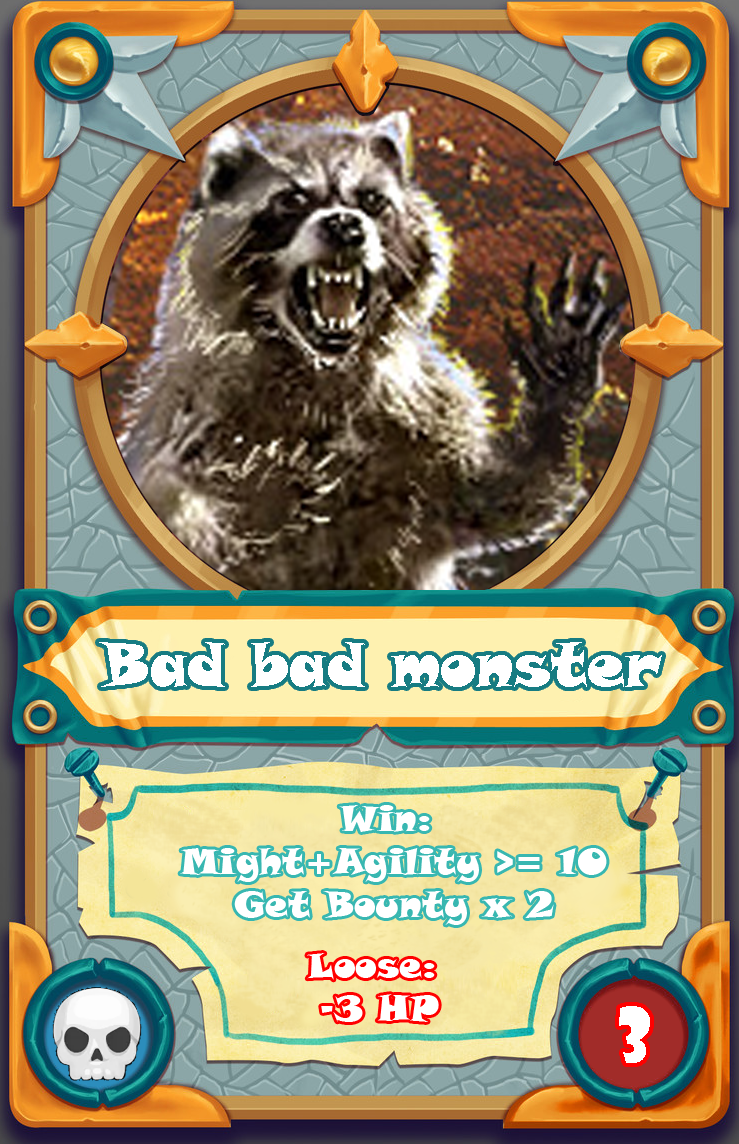
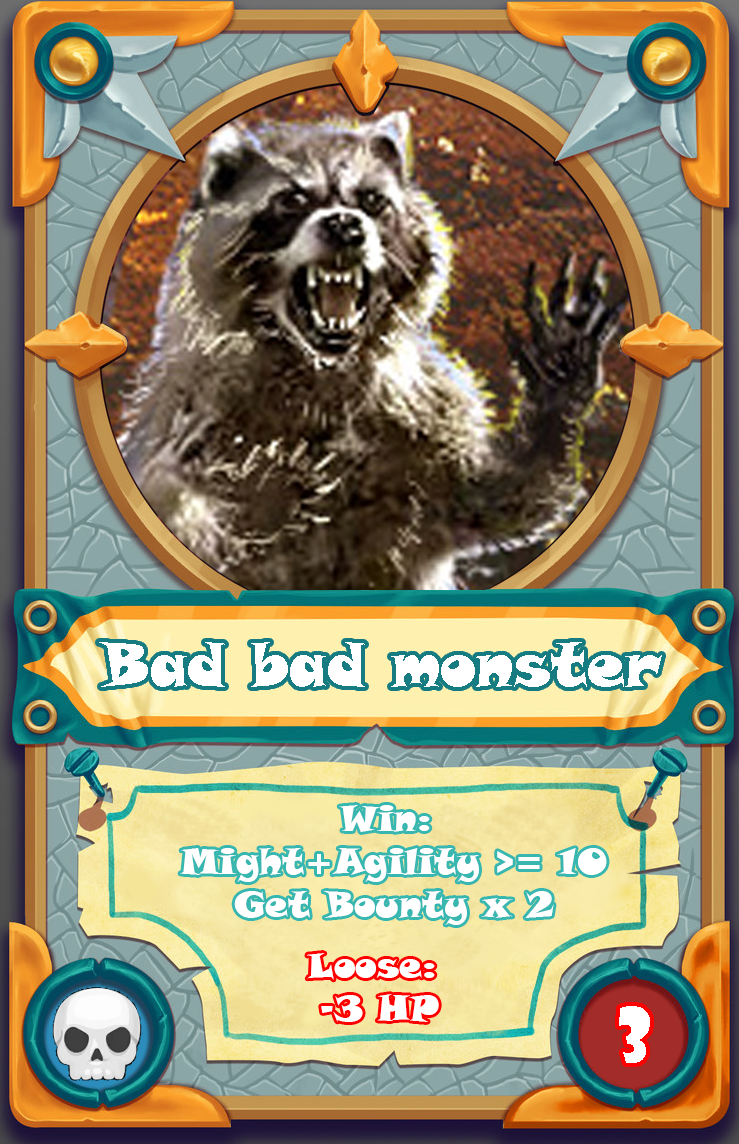
Before/after of a 739 × 1144 layered artwork. What changed in the layer stack:
pixels changed over [180, 805, 607, 1022] (layer not identified)
